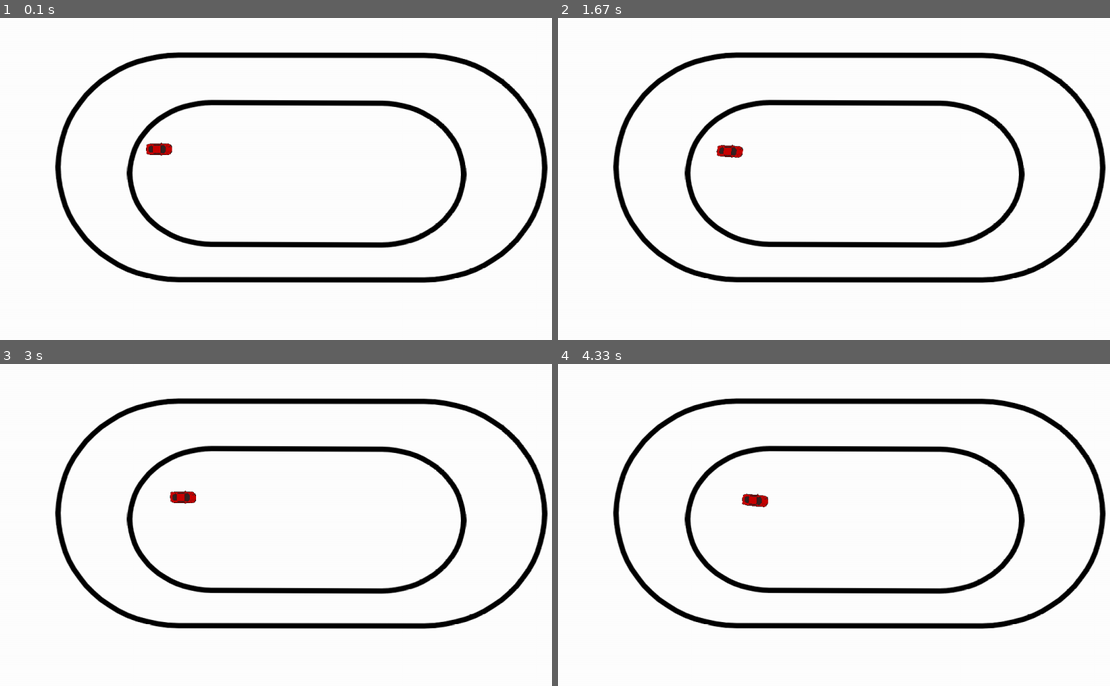
Above: before the commit, frames 1-4 (two rows, left to right).
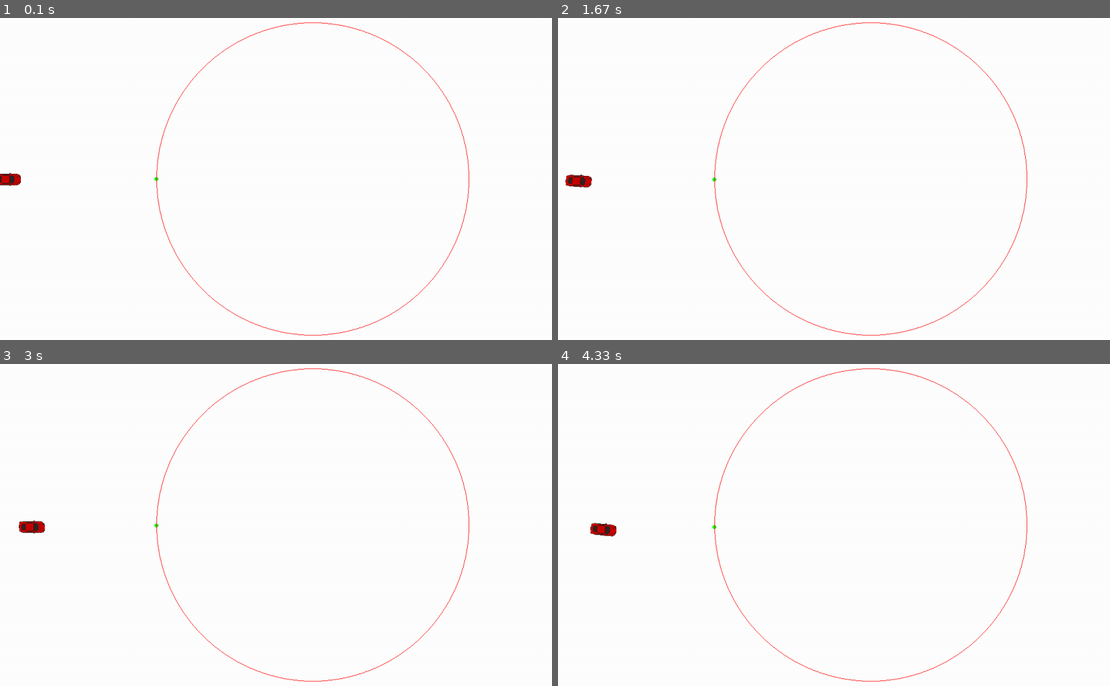
Above: after the commit, the same moments.

Repository: marcroy898/RLSimulation
Game: pygame game, started from main.py
The game is run twice, just before and just after one commit, with the same random seed, the same clock (stepped at 60 frames per second) and the same inputs.
Inputs:
- Up to frame 1 (0.1 s): no input
- Up to frame 2 (1.67 s): hold D 0.33-0.8 s; hold W 0.83-1.3 s; hold D from 1.33 s (still down)
- Up to frame 3 (3 s): release D at 1.8 s; hold A 1.83-2.37 s; hold S 2.4-2.7 s; hold A from 2.73 s (still down)
- Up to frame 4 (4.33 s): release A at 3.13 s; hold W 3.17-3.53 s; hold D 3.57-4.2 s; hold S from 4.23 s (still down)

The runs differ from the first frame. In frame 1, 8.0% of the frame differs, in the area x 0-100%, y 1-99%; in frame 2, 8.0%; in frame 3, 8.0%, in the area x 3-100%, y 1-99%; in frame 4, 8.0%.

Commit message:
Consistent-ish path following + some previous carsim code

Diff:
--- a/car.py
+++ b/car.py
@@ -5,15 +5,30 @@
 
 class Car:
 
-    def __init__(self, x, y, image, start_speed):
+    def __init__(self, x, y, image):
         self.state = [x, y, 0, 0] #x, y, vel, heading
 
         self.source_image = pygame.image.load(image).convert()
         self.source_image.set_colorkey((0, 0, 0))  #Makes car background transparent
         self.source_image = pygame.transform.scale(self.source_image, (50, 25))
         self.image = self.source_image #Reference for rotation
-        self.rect = self.image.get_rect().move([x, y])
+        self.rect = self.image.get_rect(center=(self.state[0], self.state[1]))
         self.car_mask = pygame.mask.from_surface(self.image)
+
+    def distance_to_ref_lane(self):
+        #https://math.stackexchange.com/questions/127613/closest-point-on-circle-edge-from-point-outside-inside-the-circle
+        #Not generalized at the moment, only works for circle shaped paths
+        circle_radius = 300
+        vec_x = self.state[0] - WINDOW_WIDTH/2
+        vec_y = self.state[1] - WINDOW_HEIGHT/2
+        normalize = math.sqrt((vec_x ** 2) + (vec_y ** 2))
+        circle_x = WINDOW_WIDTH/2 + circle_radius * (vec_x/normalize)
+        circle_y = WINDOW_HEIGHT/2 + circle_radius * (vec_y/normalize)
+
+        eucl_distance = math.sqrt(abs((self.state[0] - circle_x) ** 2 + (self.state[1] - circle_y) ** 2))
+
+        print(eucl_distance)
+        return circle_x, circle_y, eucl_distance
 
     def rotate_sequence(self):
         self.heading = self.heading % 360  #Prevent rotation overflow
@@ -52,7 +67,7 @@
         return [dx, dy, dv, dheading]
 
     def update_pos(self, dt):
-        self.rect = self.image.get_rect(topleft=[self.state[0], self.state[1]])
+        self.rect = self.image.get_rect(center=[self.state[0], self.state[1]])
         pressed = pygame.key.get_pressed()
 
         #Rotation
@@ -80,4 +95,4 @@
         if self.steering != 0:
             self.rotate_sequence()
 
-        print(self.state)
+        # print(self.state)
--- a/main.py
+++ b/main.py
@@ -9,8 +9,8 @@
 class Game:
     def __init__(self):
         self.screen = pygame.display.set_mode((WINDOW_WIDTH, WINDOW_HEIGHT))
-        self.player_car = Car(280, 280, 'Assets/car.png', .05)
-        self.game_track = Track()
+        self.player_car = Car(15, WINDOW_HEIGHT/2, 'Assets/car.png')
+        self.game_track = Track(self.screen)
         self.clock = pygame.time.Clock()
 
     def check_collision(self):
@@ -31,7 +31,10 @@
             dt = self.clock.tick(60)
             dt /= 1000 #Convert ms -> sec
             #Game rendering
-            self.screen.blit(self.game_track.track_image, (0, 0))  # Background drawn first
+            on_circ_x, on_circ_y, dist = self.player_car.distance_to_ref_lane()
+            self.screen.fill((255, 255, 255))  # Background drawn first
+            pygame.draw.circle(self.screen, (0, 255, 0), (on_circ_x, on_circ_y), 4) #Point closest on circle
+            pygame.draw.circle(self.screen, (255, 0, 0), (WINDOW_WIDTH / 2, WINDOW_HEIGHT / 2), 300, 1) #Reference lane
             self.screen.blit(self.player_car.image, self.player_car.rect)
             self.player_car.update_pos(dt)
             self.check_collision()
--- a/simple_RL_test/include/RL_test_env.py
+++ b/simple_RL_test/include/RL_test_env.py
@@ -79,7 +79,7 @@
                 dist2wp = np.sqrt((self.current_wp[0] - self.agent.state[0]) ** 2 + (self.current_wp[1] - self.agent.state[1]) ** 2)
 
             # Calculate reward
-            self.dist2course = np.sqrt((self.agent.state[0]-self.course_center[0])**2 + (self.agent.state[1]-self.course_center[1])**2) - self.course_radius
+            self.dist2course = abs(np.sqrt((self.agent.state[0]-self.course_center[0])**2 + (self.agent.state[1]-self.course_center[1])**2) - self.course_radius)
             self.state = np.append(np.array(self.agent.state)[2:], self.dist2course)
 
             # Condition1: If |dist2course| > 9, reward: -5000, done
@@ -89,17 +89,19 @@
             # print('--------------')
 
             # if self.state[0] > 0 and self.dist2course >= 0 and self.dist2course < 5:
-            if self.state[0] > 0 and self.dist2course > 0 and self.dist2course < 5:
+            if self.state[0] > 0 and self.dist2course > 2:
                 # reward = np.exp(-(self.dist2course+np.abs(dist2wp)))
                 # reward = np.exp(-(np.abs(dist2wp)))
-                reward = -dist2wp
+                reward = -self.dist2course
+            elif self.state[0] == 10 and self.dist2course < 2:
+                reward = 150000
             else:
                 # done = 1
-                reward = -5000
+                reward = -1000
 
-            if np.abs(self.dist2course) > 10:
-                # done = 1
-                reward = -5000
+            # if np.abs(self.dist2course) > 10:
+            #     # done = 1
+            #     reward = -1000
 
             # print("count:", self.counter)
             # print("state:", np.array(self.agent.state)[:2])
@@ -152,10 +154,10 @@
         v = self.np_random.uniform(low=-10, high=10)
         heading = self.np_random.uniform(low=0, high=360)
 
-        self.waypoints = np.array([[self.course_center[0], self.course_center[1] - self.course_radius],
-                                  [self.course_center[0] + self.course_radius, self.course_center[1]],
-                                 [self.course_center[0], self.course_center[1] + self.course_radius * 2],
-                                 [self.course_center[0] - self.course_radius, self.course_center[1]]])
+        self.waypoints = np.array([[self.course_center[0] + self.course_radius, self.course_center[1]],
+                                   # [self.course_center[0] - self.course_radius, self.course_center[1]],
+                                   # [self.course_center[0], self.course_center[1] + self.course_radius * 2],
+                                   ])
 
         self.init_state = [x, y, v, heading]
         self.agent = CarODE.Car(self.dt, self.init_state)
@@ -164,6 +166,6 @@
         self.current_wp_idx = np.argmin([np.sqrt((wp[0]-self.agent.state[0])**2+ (wp[1] - self.agent.state[1])**2) for wp in self.waypoints])
         self.current_wp = self.waypoints[self.current_wp_idx]
 
-        self.state = np.append(np.array( [v, heading]), self.dist2course)
+        self.state = np.append(np.array([v, heading]), self.dist2course)
 
         return self.state
--- a/track.py
+++ b/track.py
@@ -3,7 +3,10 @@
 from config_var import *
 
 class Track:
-    def __init__(self):
-        self.track_image = pygame.image.load(CURRENT_TRACK)
-        #Creates a mask over all of the black pixels on screen
-        self.track_mask = pygame.mask.from_threshold(self.track_image, (0, 0, 0), (254, 254, 254))
+    def __init__(self, screen):
+        self.track_rect = pygame.Rect((100, 100), (900, 500))
+        self.track_surface = pygame.Surface((WINDOW_WIDTH, WINDOW_HEIGHT))
+        self.track_lane = pygame.draw.circle(screen, (255, 0, 0), (WINDOW_WIDTH / 2, WINDOW_HEIGHT / 2), 300, 1)
+        #Creates a mask over all of the red pixels on screen
+        self.track_mask = pygame.mask.from_threshold(screen, (255, 0, 0), (254, 254, 254))
+        self.track_points = self.track_mask.outline()
Not shown, changed: requirements.txt
Not shown, changed: .gitignore
Not shown, changed: simple_RL_test/dqn_weights.h5f.data-00000-of-00001
Not shown, changed: simple_RL_test/dqn_weights.h5f.index
